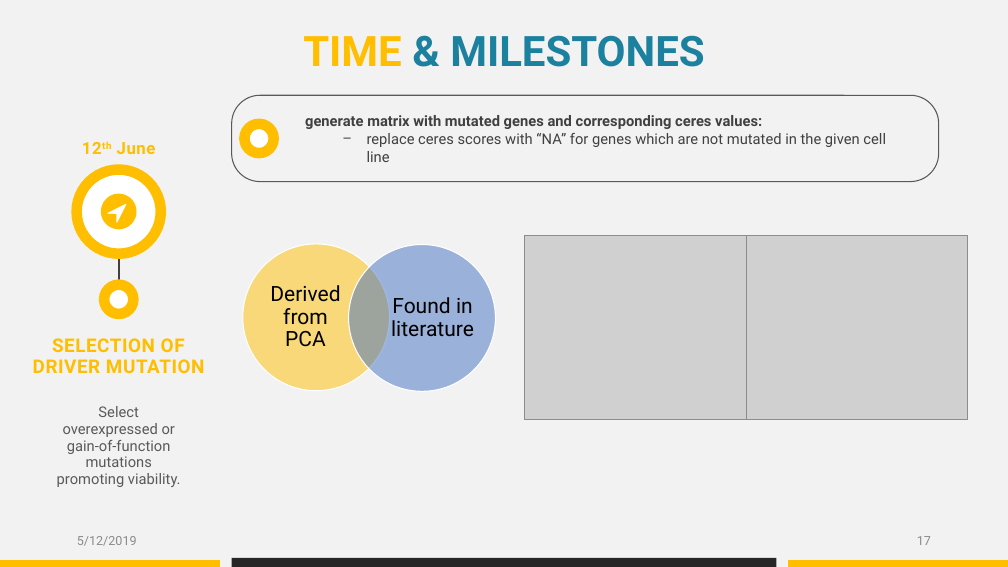
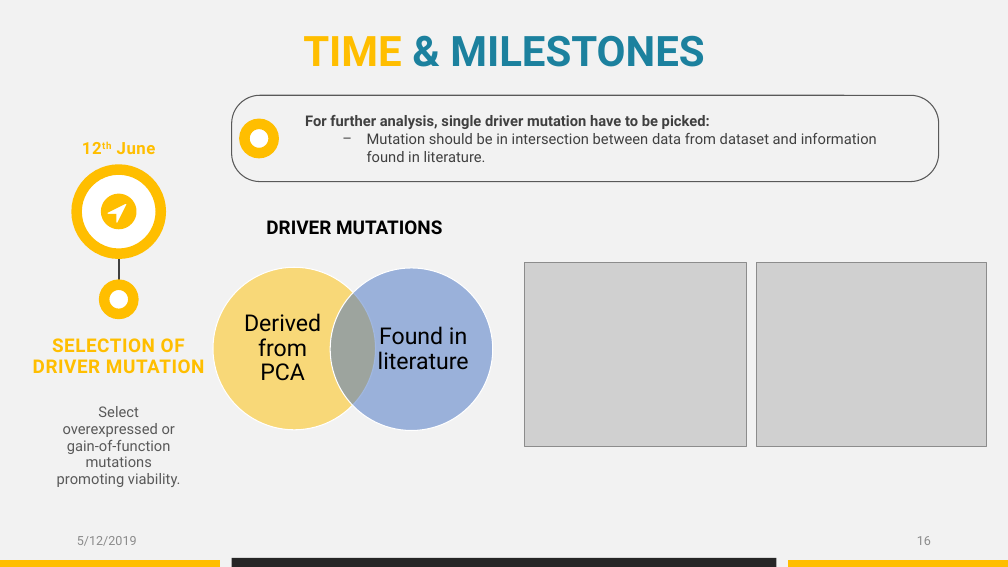
Before and after one commit to datascience-mobi/group-04-project-1-4, a slide deck: slide 16 of Project proposal_presentation_V1.pptx (slide 17 before the commit). Drawn at 1008x567 pixels with LibreOffice and Linux fonts; fonts in the diff are those of the drawing; grey boxes stand for pictures. Boxes give left, top, right and bottom in pixels: in the first picture for what was removed or moved away, otherwise in the second. Text is boxed around its words. In the diff, an @@ line names an element or a change of style, - is before the commit and + after.

```diff
--- a/Project proposal_presentation_V1.pptx
+++ b/Project proposal_presentation_V1.pptx
@@ text at [305, 115, 877, 162]: text changed @@
-generate matrix with mutated genes and corresponding ceres values:
-  − replace ceres scores with “NA” for genes which are not mutated in the given cell line
+For further analysis, single driver mutation have to be picked:
+  − Mutation should be in intersection between data from dataset and information found in literature.
@@ text added at [266, 220, 442, 235], 18 pt, text #000000, bold @@
+DRIVER MUTATIONS
@@ ellipse: place and size @@
-ellipse at [243, 244, 389, 391]
+ellipse at [213, 268, 376, 430]
@@ ellipse: place and size @@
-ellipse at [349, 244, 495, 391]
+ellipse at [330, 268, 493, 430]
@@ picture: place and size @@
-picture at [524, 236, 746, 420]
+picture at [524, 262, 746, 446]
@@ picture: place and size @@
-picture at [746, 236, 968, 420]
+picture at [756, 262, 987, 446]
@@ text "Derived from PCA" at [244, 313, 321, 381]: size 20 to 22 pt @@
@@ text "Derived from PCA": place and size @@
-text "Derived from PCA" at [270, 285, 340, 347]
+text "Derived from PCA" at [244, 313, 321, 381]
@@ text "Found in literature": place and size @@
-text "Found in literature" at [391, 297, 474, 336]
+text "Found in literature" at [378, 326, 469, 370]
@@ text "Found in literature" at [378, 326, 469, 370]: size 20 to 22 pt @@
@@ page number at [917, 536, 931, 545]: text changed @@
-17
+16
```
Also in this commit, not shown: 9 other slides changed, 1 slide removed.
